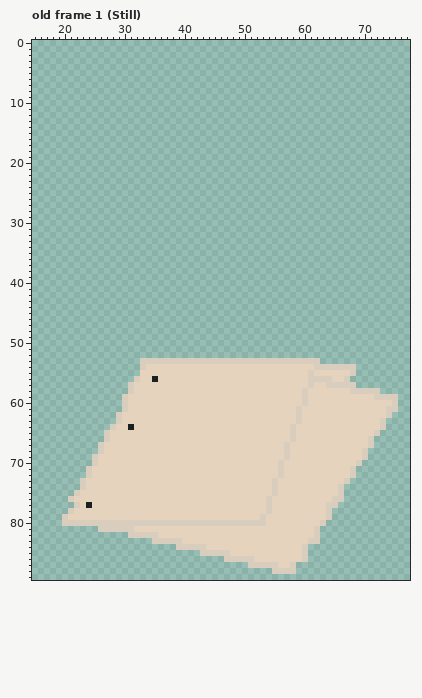
Pixel-art file: assets/final/new-offers.aseprite. The picture above is the old version.
93x90 pixels, 71 frames. Shown: old frame 1 (Still): x 15..77, y 0..89. The commit also changed other frames, which this record leaves out.
And afterwards:
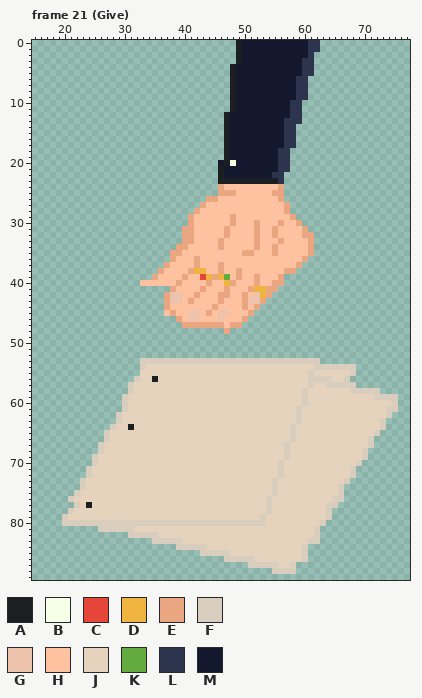
Palette (. is transparent): A #1b1f21  B #f5ffe8  C #e64539  D #f0b541  E #eaa681  F #d9cdbe  G #eec3ab  H #ffc2a1  J #e6d3bd  K #63ab3f  L #2c354d  M #14182e
A new or re-ordered frame is compared with the old frame closest to it.
Author's note on the commit: offer animations
From old to new:
frames 71 -> 101
Changed rows in their new state; - is an unchanged pixel.
Frame 21 (Give) is new; against old frame 1 (Still), layer "Hand":
first column x 33:
 0 ----------------AMMMMMMMMMMMLL
 1 ----------------AMMMMMMMMMMMLL
 2 ----------------AMMMMMMMMMMML-
 3 ----------------AMMMMMMMMMMLL-
 4 ---------------AMMMMMMMMMMMLL-
 5 ---------------AMMMMMMMMMMMLL-
 6 ---------------AMMMMMMMMMMLL--
 7 ---------------AMMMMMMMMMMLL--
 8 ---------------AMMMMMMMMMMLL--
 9 ---------------AMMMMMMMMMMLL--
10 ---------------AMMMMMMMMMLL---
11 ---------------AMMMMMMMMMLL---
12 --------------AMMMMMMMMMMLL---
13 --------------AMMMMMMMMMLLL---
14 --------------AMMMMMMMMMLL----
15 --------------AMMMMMMMMMLL----
16 --------------AMMMMMMMMMLL----
17 --------------AMMMMMMMMMLL----
18 --------------AMMMMMMMMLL-----
19 --------------AMMMMMMMMLL-----
20 -------------MABMMMMMMMLL-----
21 -------------AMMMMMMMMMLL-----
22 -------------AMMMMMMMMLL------
23 -------------AAAAAAAAAAL------
24 -------------EHHHHHHHHHE------
25 -------------EEEHHHHHHEE------
26 -----------EEHHHHHHHHHHE------
27 ----------EHHHHHHHHHHHHHE-----
28 ---------EHHHHHHHHHHHHHHE-----
29 --------EHHHHHHEHHHHHHHHHE----
30 --------EHHHHHHEHHHEHHHEHHE---
31 -------EEHHHHHEHHHHEHHEHHHHE--
32 -------EEHHHHHEHHHHEHHEHHHHEE-
33 -------EEHHHHEHHHHHEHHHEHHHHE-
34 ------EEHHHHHEHHHHHEHHEHHHHHE-
35 -----EEHHHHHHHHHHEEHHHEHHHHHE-
36 -----EHHHEHHHHHHHHHHHHHHHHHE--
37 ----EHHHHEHHHEHHHHHHHHHHHHE---
38 ---EHHHHEDDHHEHHEHHHHHHHEE----
39 --EHHHHEHHCDEDKHEHHEHHHE------
40 HHHHHHEHHHHEHHDEHHHEHHEE------
41 -----EHHHHEHHHEHHHEDDEE-------
42 ----EGGHHEHHHEEHHEHGDE--------
43 ----EGGHEHHHHEHHHEGGE---------
44 ----EHHHHHHHEHHHHEHE----------
45 ----HEHHGGHEHGGHHHE-----------
46 ------EHGGHHHGHHHE------------
47 -------EEEEEEEHEE-------------
48 --------------E---------------
Where, in picture pixels (left, top, right, bottom), the same in both pictures:
added: (140, 40, 320, 334)
